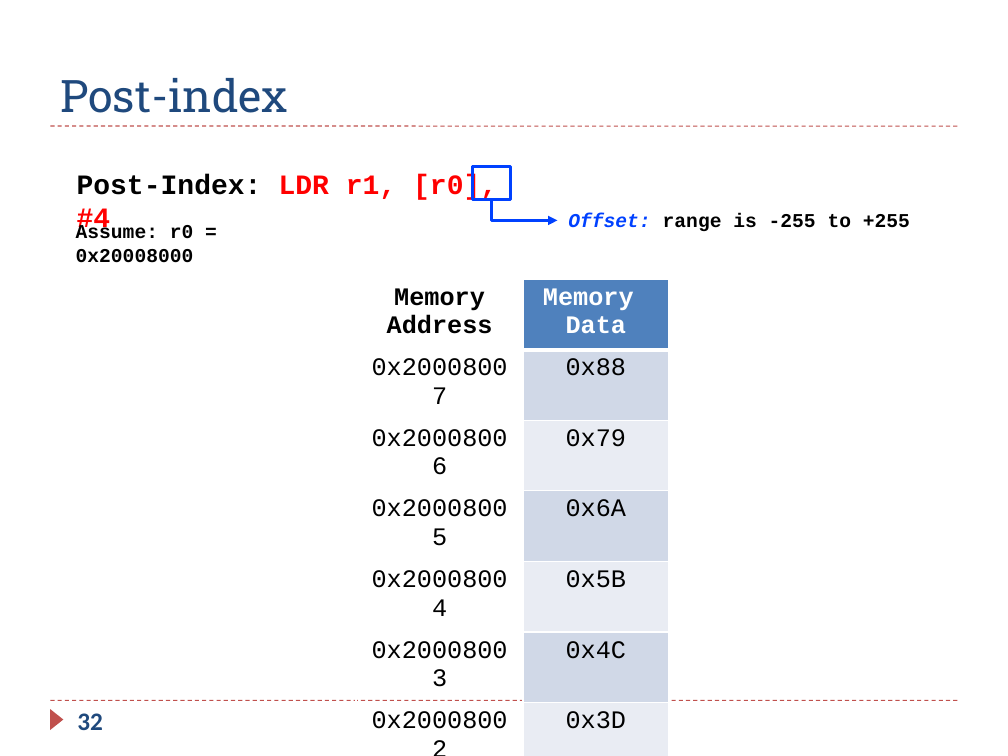
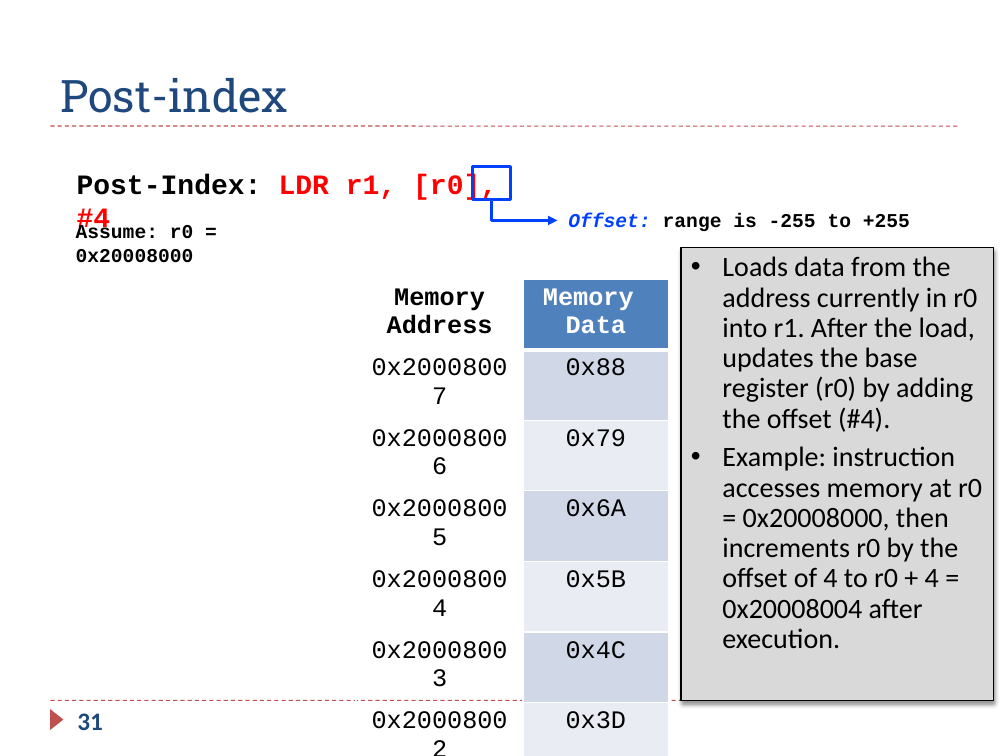
Before and after one commit to guhofstra/CSC111Fa25, a slide deck: slide 31 of PPTs/Ch5 ARM Load Store.pptx (slide 32 before the commit). Drawn at 1008x756 pixels with LibreOffice and Linux fonts; fonts in the diff are those of the drawing. Boxes give left, top, right and bottom in pixels: in the first picture for what was removed or moved away, otherwise in the second. Text is boxed around its words. In the diff, an @@ line names an element or a change of style, - is before the commit and + after.

```diff
--- a/PPTs/Ch5 ARM Load Store.pptx
+++ b/PPTs/Ch5 ARM Load Store.pptx
@@ rectangle added at [681, 248, 994, 701], fill #D9D9D9, outline #000000 0.75 pt, 20 pt, text #000000 @@
+• Loads data from the address currently in r0 into r1. After the load, updates the base register (r0) by adding the offset (#4).
+• Example: instruction accesses memory at r0 = 0x20008000, then increments r0 by the offset of 4 to r0 + 4 = 0x20008004 after execution.
@@ page number at [77, 713, 103, 730]: text changed @@
-32
+31
```
Also in this commit, not shown: 17 other slides changed, 5 slides removed, 12 other files.
